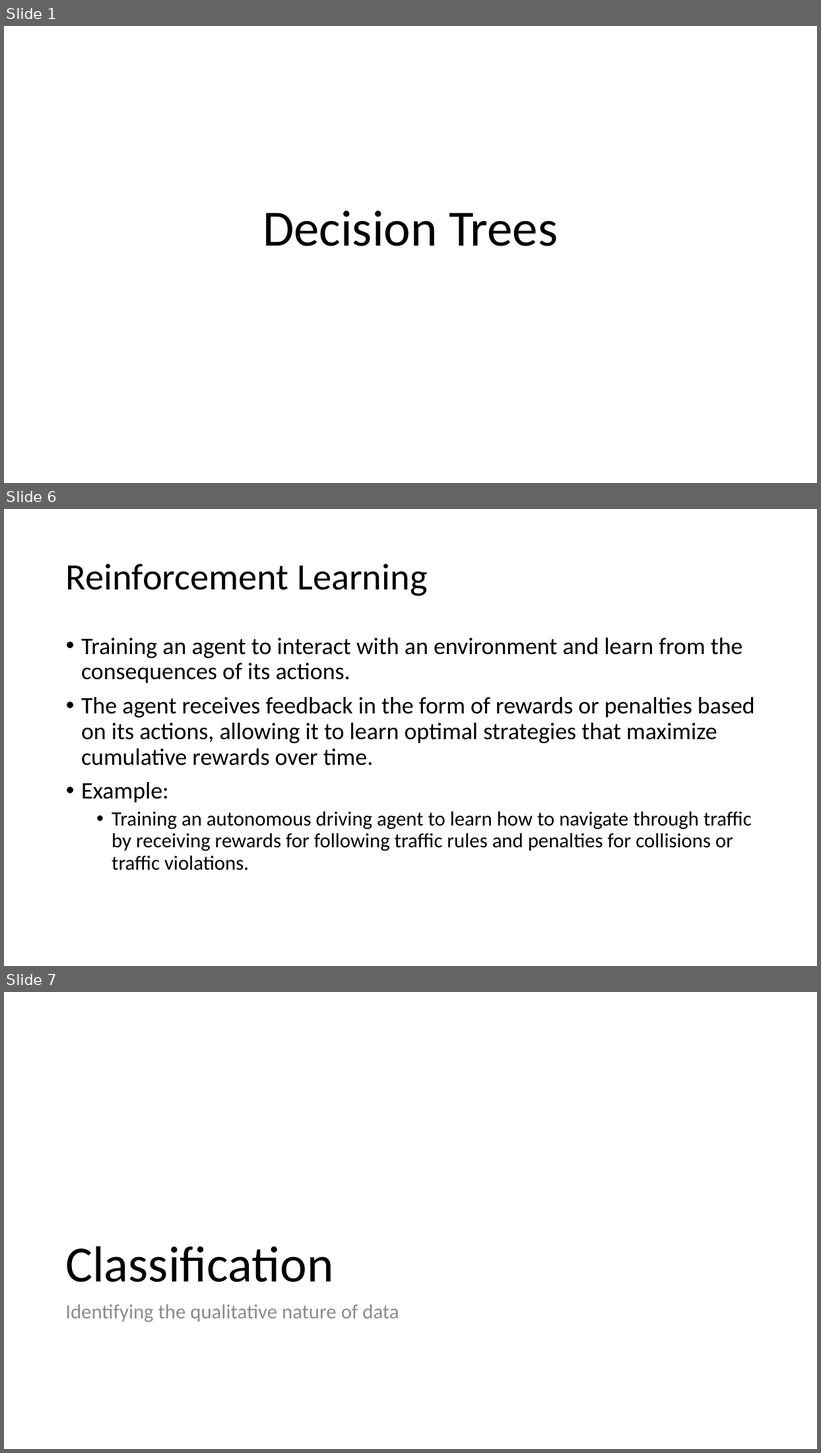
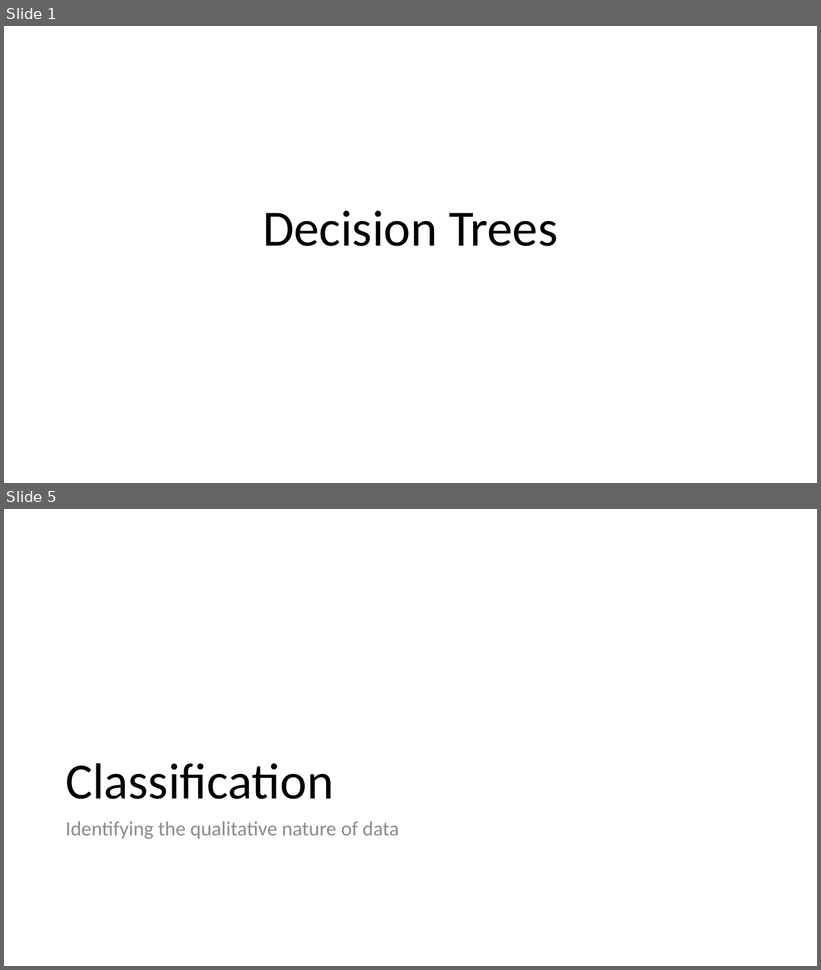
Before and after one commit to meenakshsundaram/AIML, a slide deck: DecisionTrees/DecisionTrees.pptx. Shown one above the other, each under a label of ours: slides 1, 6 and 7 before the commit, slides 1 and 5 after it; the slides between them are not shown. The pictures are 821x1453 and 821x970 pixels, drawn with LibreOffice and Linux fonts; fonts in the diff are those of the drawing. Boxes give left, top, right and bottom in pixels: in the first picture for what was removed or moved away, otherwise in the second. Text is boxed around its words. In the diff, an @@ line names an element or a change of style, - is before the commit and + after.

Commit message:
Condensed the Types of Machine Learning

```diff
--- a/DecisionTrees/DecisionTrees.pptx
+++ b/DecisionTrees/DecisionTrees.pptx
@@ slide 6 removed at (x1=4, y1=509, x2=817, y2=966), background #FFFFFF @@
@@ title removed at (x1=66, y1=564, x2=428, y2=596) @@
-Reinforcement Learning
@@ text removed at (x1=81, y1=638, x2=755, y2=871) @@
-• Training an agent to interact with an environment and learn from the consequences of its actions.
-• The agent receives feedback in the form of rewards or penalties based on its actions, allowing it to learn optimal strategies that maximize cumulative rewards over time.
-• Example:
-  • Training an autonomous driving agent to learn how to navigate through traffic by receiving rewards for following traffic rules and penalties for collisions or traffic violations.
@@ what was slide 7 is now slide 5 @@
```
Also in this commit, not shown: 2 slides changed, 1 slide added, 2 other slides removed.
